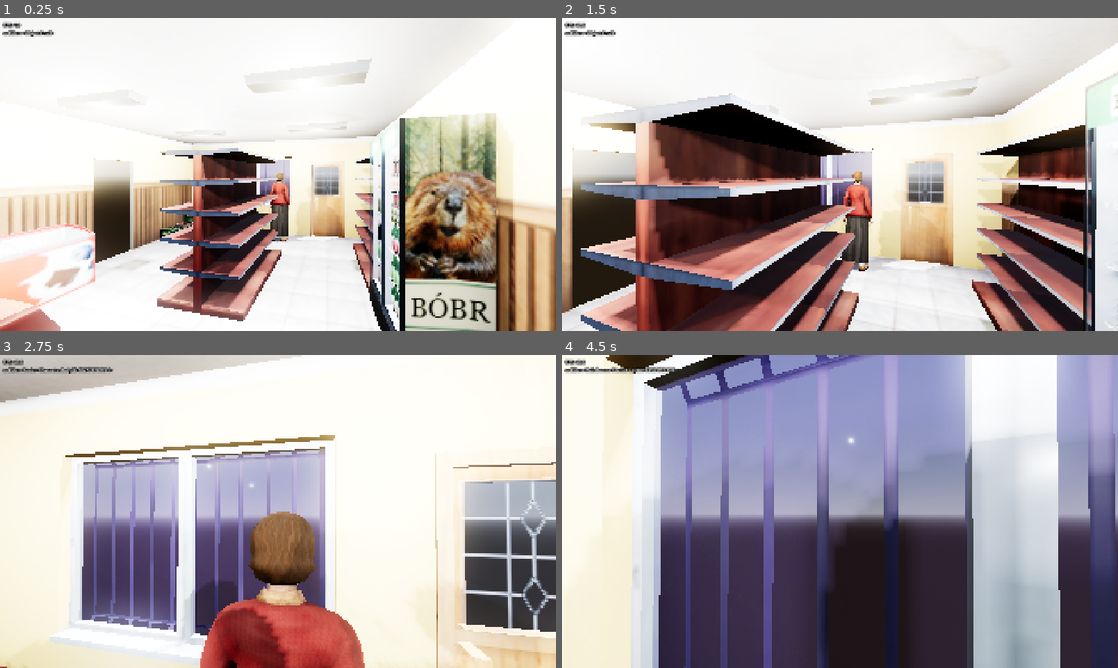
Above: before the commit, frames 1-4 (two rows, left to right).
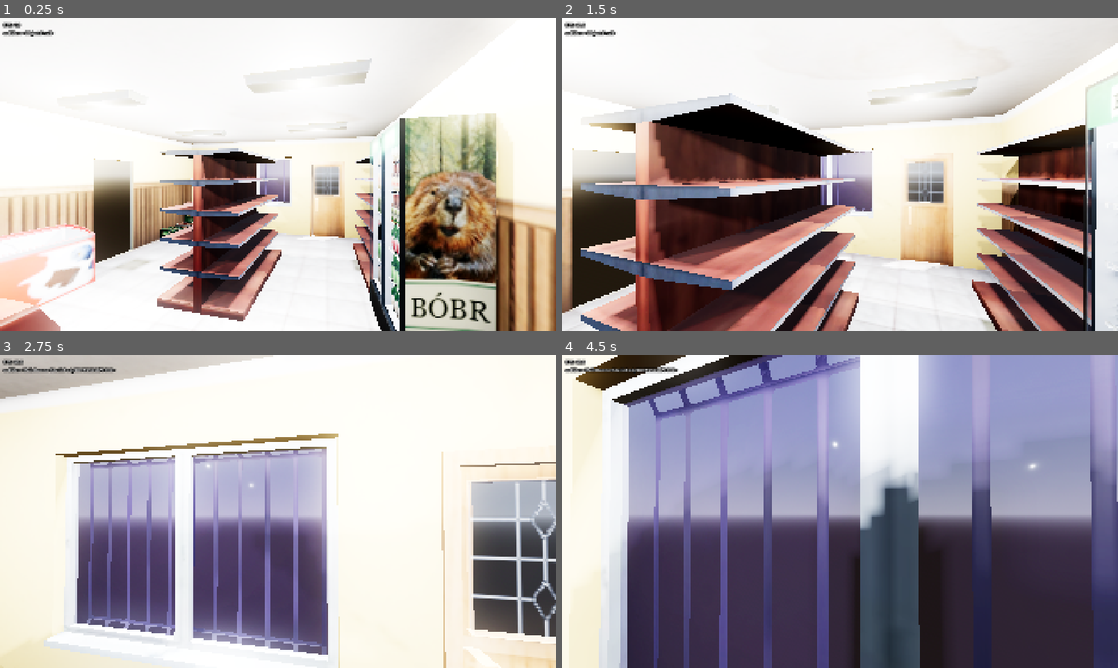
Above: after the commit, the same moments.

Repository: takanazwa5/ProjektMonopolowy
Game: Godot game, scene res://scenes/game/game.tscn
Two runs of this game, one before a commit and one after it. Both use one fixed random seed, a clock stepped at 60 frames per second and the inputs below.
Inputs (mouse positions are in pixels of both pictures, inside the frame that each line leads up to):
- Up to frame 1 (0.25 s): no input
- Up to frame 2 (1.5 s): tap Enter at 0.5 s; move the mouse to (867, 174) at 0.52 s; hold Ctrl (crouch) 0.53-1.28 s; hold W (walk_forward) from 0.53 s (still down); click (867, 174) at 0.67 s; move the mouse to (812, 174) at 1.27 s; tap G (drop_item) at 1.35 s
- Up to frame 3 (2.75 s): keep holding W (walk_forward); move the mouse to (289, 505) at 2.02 s; hold E (interact) from 2.03 s (still down)
- Up to frame 4 (4.5 s): keep holding W (walk_forward); move the mouse to (834, 517) at 2.77 s; release E (interact) at 2.78 s; tap Ctrl (crouch) at 2.85 s; click (834, 517) at 2.92 s; move the mouse to (878, 514) at 3.52 s; hold G (drop_item) 3.53-4.28 s; move the mouse to (795, 508) at 4.27 s; tap E (interact) at 4.35 s

The runs differ from the first frame. In frame 1, 1.4% of the frame differs, in the area x 46-61%, y 49-72%; in frame 2, 3.0%; in frame 3, 23%; in frame 4, 45%, in the area x 2-100%, y 0-100%.

Commit message:
Update game.tscn

Diff:
--- a/scenes/game/game.tscn
+++ b/scenes/game/game.tscn
@@ -1,10 +1,9 @@
-[gd_scene load_steps=6 format=3 uid="uid://daih55gqatj4l"]
+[gd_scene load_steps=5 format=3 uid="uid://daih55gqatj4l"]
 
 [ext_resource type="Script" uid="uid://rdgopf70q038" path="res://scenes/game/game.gd" id="1_fc0e3"]
 [ext_resource type="PackedScene" uid="uid://cjhr0bs1pbymv" path="res://features/pause_menu/pause_menu.tscn" id="2_7jktm"]
 [ext_resource type="PackedScene" uid="uid://bs2knhaaun6oi" path="res://features/level/level.tscn" id="3_ryrav"]
 [ext_resource type="PackedScene" uid="uid://x8jwi5g1tqbc" path="res://features/player/player.tscn" id="4_eow3j"]
-[ext_resource type="PackedScene" uid="uid://civlo6dh6d0kf" path="res://features/npc/Basia/basia.tscn" id="5_lfrn8"]
 
 [node name="Game" type="Node"]
 script = ExtResource("1_fc0e3")
@@ -18,6 +17,3 @@
 [node name="Player" parent="." instance=ExtResource("4_eow3j")]
 unique_name_in_owner = true
 transform = Transform3D(-0.97183, 0, -0.235685, 0, 1, 0, 0.235685, 0, -0.97183, -1.56016, 1.125, -2.03091)
-
-[node name="Basia" parent="." instance=ExtResource("5_lfrn8")]
-transform = Transform3D(1, 0, 0, 0, 1, 0, 0, 0, 1, -0.357511, 0.125, 3.11565)
